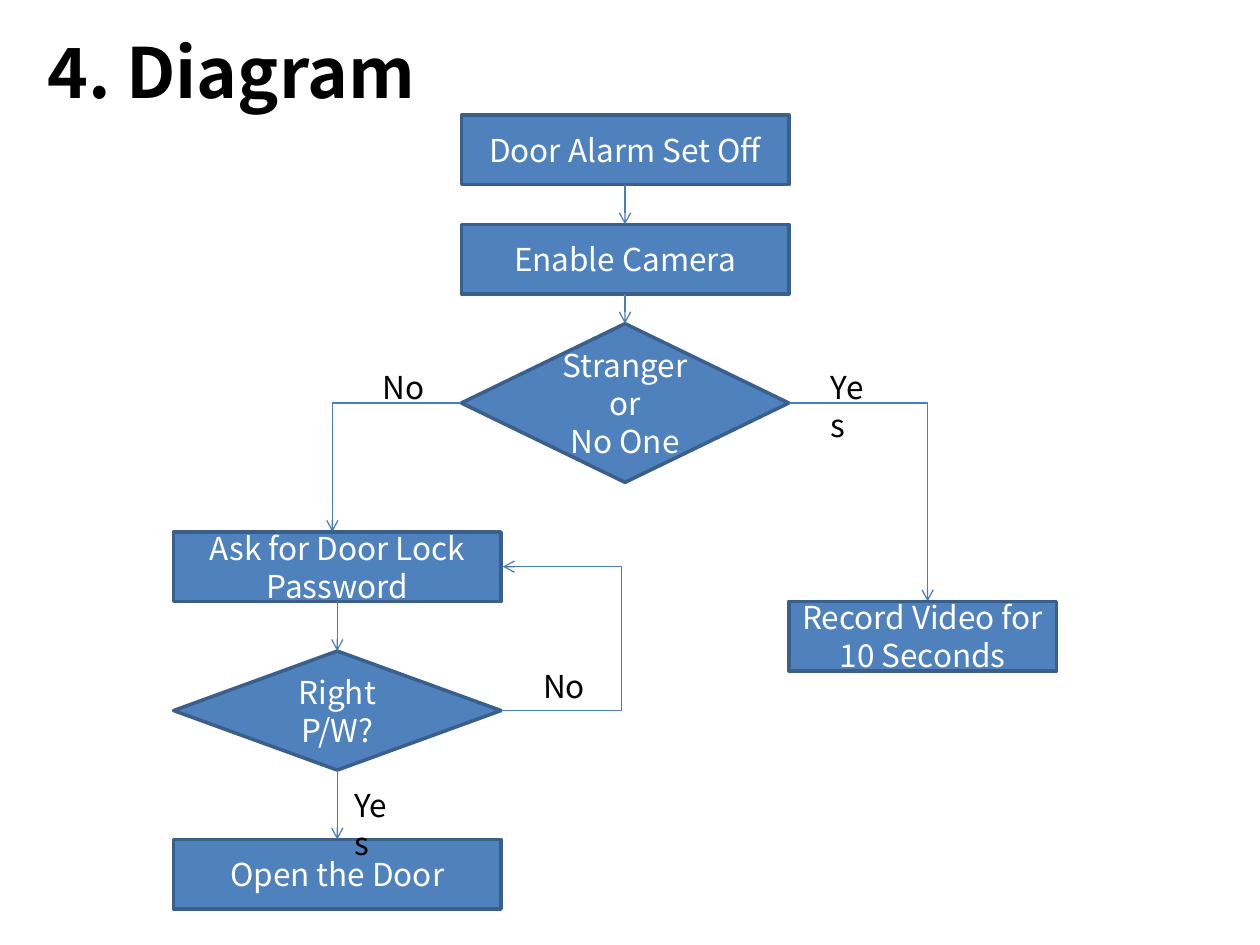
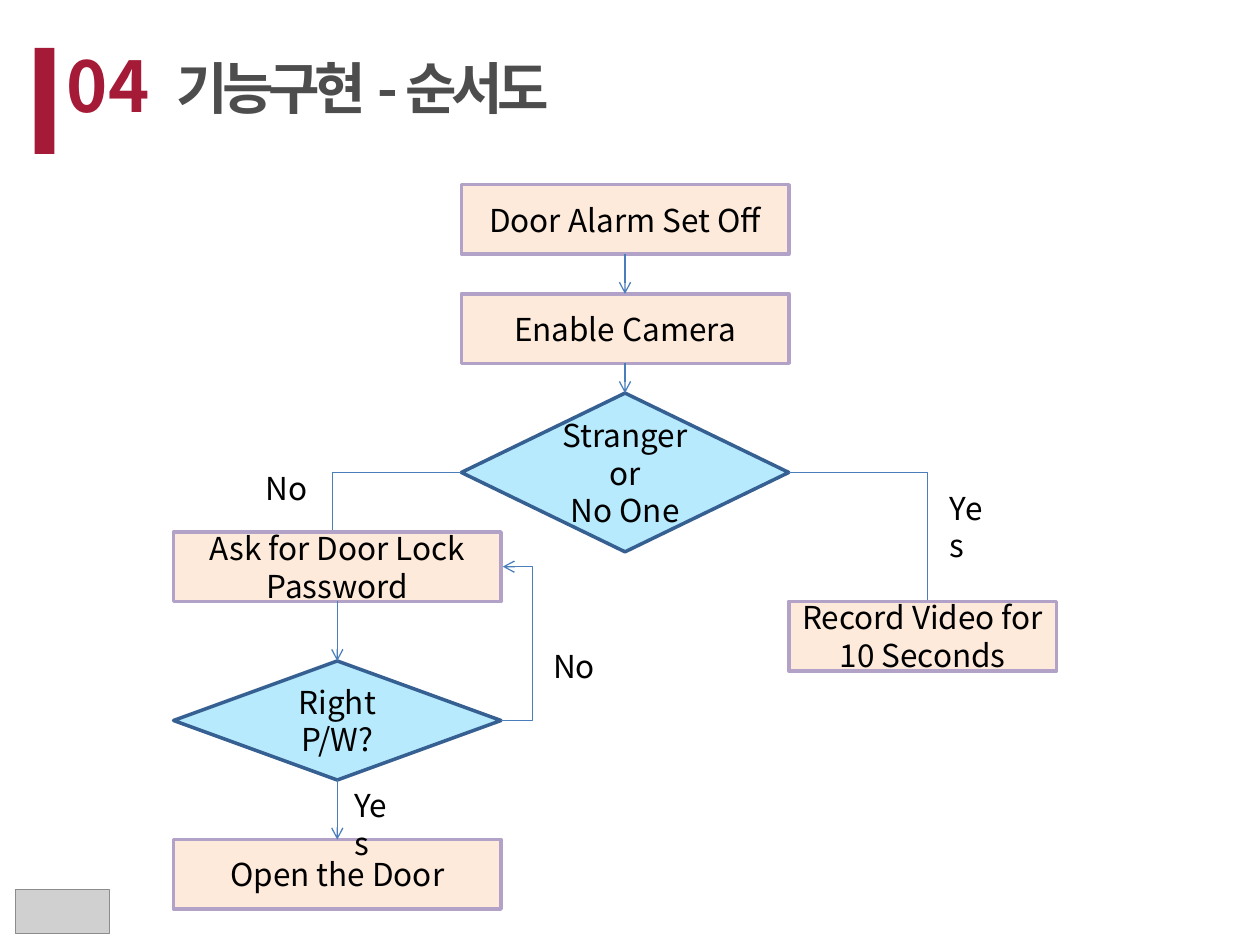
Before and after one commit to choitom/LG_SW_SMART_DOOR, a slide deck: slide 12 of smart_door.pptx (slide 8 before the commit). Drawn at 1260x945 pixels with LibreOffice and Linux fonts; fonts in the diff are those of the drawing; grey boxes stand for pictures. Boxes give left, top, right and bottom in pixels: in the first picture for what was removed or moved away, otherwise in the second. Text is boxed around its words. In the diff, an @@ line names an element or a change of style, - is before the commit and + after.

Commit message:
ppt

```diff
--- a/smart_door.pptx
+++ b/smart_door.pptx
@@ rectangle added at bbox=[35, 48, 55, 154], fill #A51B37 @@
@@ title removed at bbox=[47, 42, 415, 115] @@
-4. Diagram
@@ text added at bbox=[67, 59, 150, 113], 40 pt, text #A51B37, bold @@
+04
@@ text added at bbox=[176, 62, 549, 114], 32 pt, text #4D4D4D, bold @@
+기능구현 - 순서도
@@ text colour #FFFFFF to #000000; fill #4F81BD to #FDEADA; outline #3A5F8C 2 pt to #B3A2C7 2 pt in 5 elements at bbox=[789, 601, 1057, 670], bbox=[174, 532, 501, 601], bbox=[174, 839, 501, 908], bbox=[461, 185, 789, 255], bbox=[461, 294, 789, 363] @@
@@ 2 rectangles, 2 elbow arrows, 2 arrows, 1 diamond: place and size @@
-2 rectangles, 2 elbow arrows, 2 arrows, 1 diamond at bbox=[333, 116, 927, 601]
+2 rectangles, 2 elbow arrows, 2 arrows, 1 diamond at bbox=[333, 185, 927, 670]
@@ diamond "Stranger or No One" at bbox=[461, 393, 789, 552]: text colour #FFFFFF to #000000; fill #4F81BD to #32C4F8 at 35% opacity; outline #3A5F8C 2 pt to #376092 2 pt @@
@@ text "No" rewrapped from bbox=[383, 376, 425, 404] to bbox=[265, 477, 307, 501] @@
@@ text "Yes": place and size @@
-text "Yes" at bbox=[819, 362, 890, 412]
+text "Yes" at bbox=[937, 483, 1008, 533]
@@ elbow arrow moved from (501, 711) - (503, 567) to (501, 721) - (503, 567) @@
@@ arrow moved from (338, 601) - (338, 651) to (338, 601) - (338, 662) @@
@@ text "No": place and size @@
-text "No" at bbox=[543, 675, 585, 699]
+text "No" at bbox=[553, 655, 595, 679]
@@ diamond "Right P/W?": place and size @@
-diamond "Right P/W?" at bbox=[174, 651, 501, 770]
+diamond "Right P/W?" at bbox=[174, 662, 501, 780]
@@ diamond "Right P/W?" at bbox=[174, 662, 501, 780]: text colour #FFFFFF to #000000; fill #4F81BD to #32C4F8 at 35% opacity; outline #3A5F8C 2 pt to #376092 2 pt @@
@@ arrow moved from (338, 770) - (338, 839) to (338, 780) - (338, 839) @@
@@ picture added at bbox=[15, 890, 110, 934] @@
```
Also in this commit, not shown: 3 other slides changed, 15 slides added, 4 slides removed.
